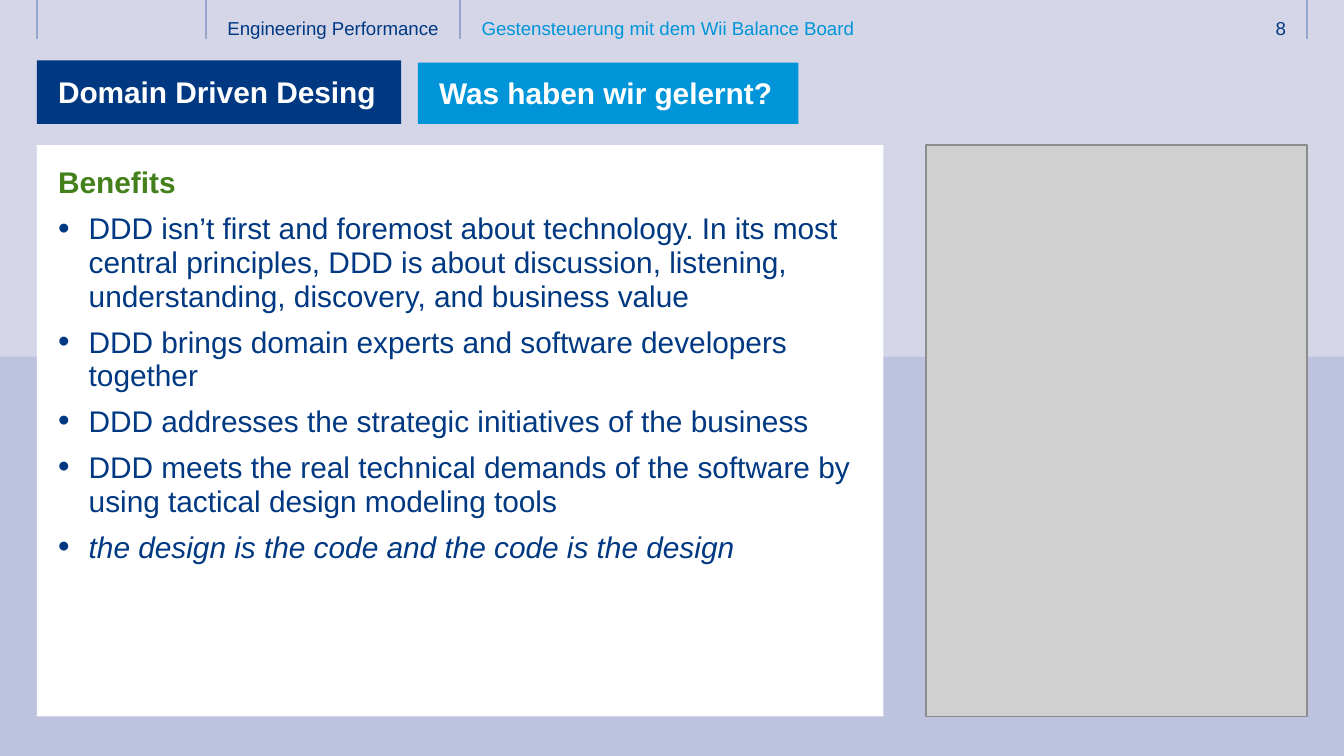
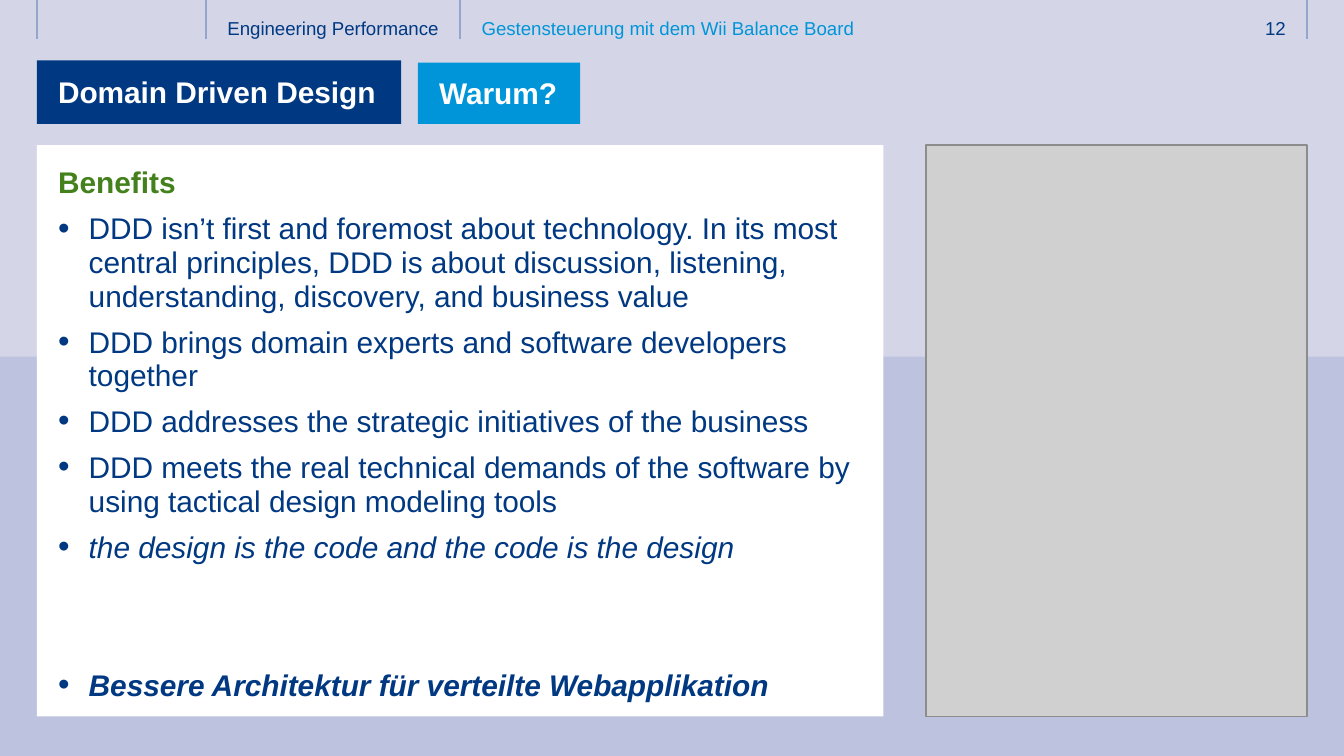
Before and after one commit to ThomasHein/3T2017, a slide deck: slide 12 of Folien/3T_2017_React und DDD.pptx (slide 8 before the commit). Drawn at 1344x756 pixels with LibreOffice and Linux fonts; fonts in the diff are those of the drawing; grey boxes stand for pictures; background and template pictures are left out. Boxes give left, top, right and bottom in pixels: in the first picture for what was removed or moved away, otherwise in the second. Text is boxed around its words. In the diff, an @@ line names an element or a change of style, - is before the commit and + after.

```diff
--- a/Folien/3T_2017_React und DDD.pptx
+++ b/Folien/3T_2017_React und DDD.pptx
@@ page number at (x1=1265, y1=22, x2=1286, y2=35): text changed @@
-8
+12
@@ title at (x1=58, y1=81, x2=375, y2=109): text changed @@
-Domain Driven Desing
+Domain Driven Design
@@ rectangle "Warum?" resized from (x1=418, y1=63, x2=798, y2=125) to (x1=418, y1=63, x2=581, y2=125) @@
@@ text in rectangle at (x1=439, y1=83, x2=557, y2=105): text changed @@
-Was haben wir gelernt?
+Warum?
@@ text at (x1=89, y1=674, x2=768, y2=701): paragraph added @@
+    • Bessere Architektur für verteilte Webapplikation
```
Also in this commit, not shown: 3 other slides changed, 6 slides added, 2 slides removed, 1 other file.
